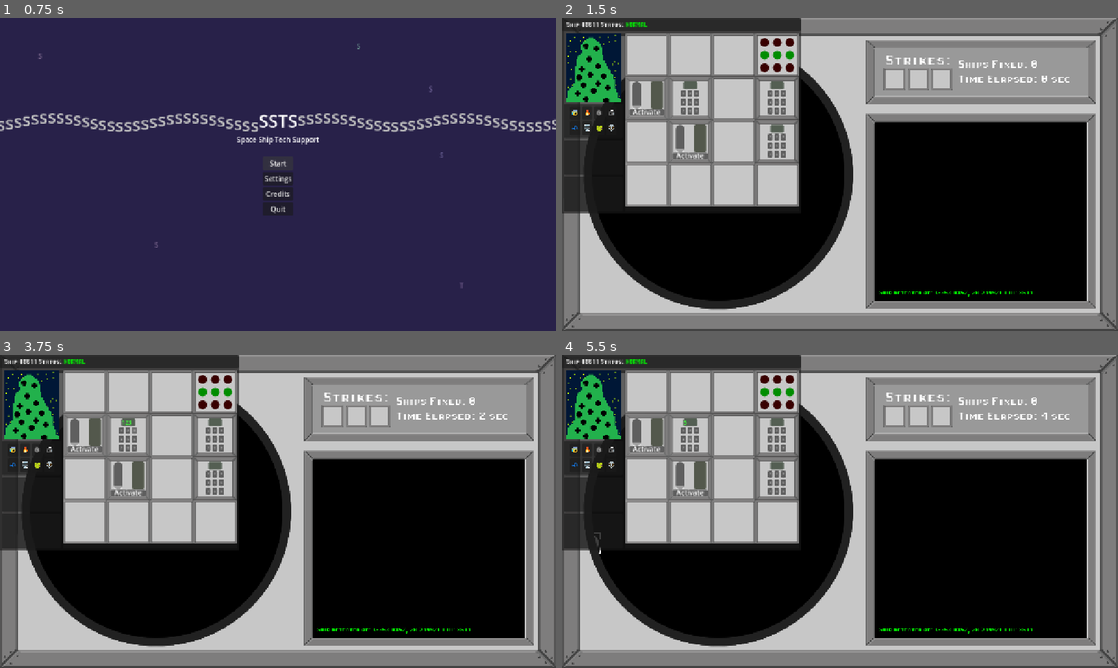
Above: before the commit, frames 1-4 (two rows, left to right).
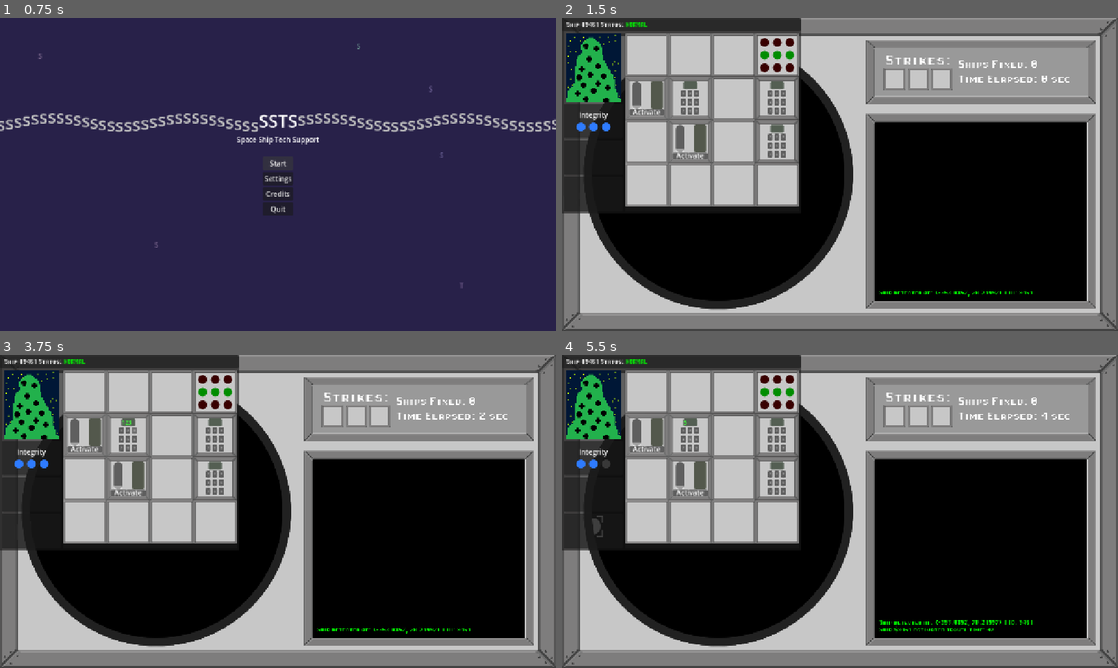
Above: after the commit, the same moments.

Repository: MisterIXI/godot-wildjam-98
Game: Godot game, scene res://scenes/menu/main_menu.tscn
Two runs of this game, one before a commit and one after it. Both use one fixed random seed, a clock stepped at 60 frames per second and the inputs below. Sound files missing from this copy of the repository are replaced by a short silence.
Inputs (mouse positions are in pixels of both pictures, inside the frame that each line leads up to):
- Up to frame 1 (0.75 s): click "Start" at 0.5 s
- Up to frame 2 (1.5 s): tap Enter at 1.25 s; drag from (567, 205) to (895, 105) at 1.27 s
- Up to frame 3 (3.75 s): click "1" at 2 s; click "2" at 2.75 s; click "3" at 3.5 s
- Up to frame 4 (5.5 s): click "4" at 4.25 s; click "5" at 5 s

Frame 1 is identical in both runs. In frame 2, 0.3% of the frame differs, in the area x 1-84%, y 1-89%; in frame 3, 0.3%; in frame 4, 0.8%, in the area x 1-85%, y 1-90%.

Commit message:
add integrity and ship destroyed

Diff:
--- a/space-ship-support/scenes/radar/radar.gd
+++ b/space-ship-support/scenes/radar/radar.gd
@@ -9,7 +9,7 @@
 @export var window_scene: PackedScene
 @export var window_root: Control
 @export var radar_interface: RadarInterface
-var current_ids:Array[int] = []
+var current_ids: Array[String] = []
 @export var ship_layout_generator: ShipLayoutGenerator
 @export var game_manager: GameManager
 
@@ -22,11 +22,11 @@
 	add_child(new_ship)
 	new_ship.destroyed.connect(on_ship_destroyed)
 	new_ship.position = spawn_pos
-	var new_id = randi_range(1000,9999)
+	var new_id: String = create_id() # randi_range(1000,9999)
 	while current_ids.has(new_id):
-		new_id = randi_range(1000,9999)
+		new_id = create_id()# randi_range(1000,9999)
 	current_ids.append(new_id)
-	new_ship.ship_id = str(new_id)
+	new_ship.ship_id = new_id
 	new_ship.ship_speed = 12.0 + randf() * game_manager.get_max_ship_speed_bonus()
 	# rotate by -0.5 to 0.5 rad
 	new_ship.ship_direction = (-spawn_pos).normalized().rotated(randf()-0.5)
@@ -58,3 +58,11 @@
 		radar_interface.add_message("Signal to Ship $%s lost. Not all issues fixed. Penalty applied." % [ship.ship_id])
 		ship_lost.emit()
 	current_ids.erase(ship.ship_id)
+
+
+func create_id() -> String:
+	var res: String = ""
+	for i in 4:
+		res += ["1","2","3","4","5","6","7","8","9"].pick_random()
+
+	return res
--- a/space-ship-support/scenes/radar/ship.gd
+++ b/space-ship-support/scenes/radar/ship.gd
@@ -23,11 +23,7 @@
 	position += ship_direction * ship_speed * delta
 	if position.length() > 360:
 		#TODO: check if ship is fixed when leaving area
-		destroyed.emit(self, false)
-		#TODO: add destroy/close animation
-		ship_window.queue_free()
-		queue_free()
-		# print("Kaputt!")
+		ship_die(false)
 
 
 #Target animation
@@ -62,3 +58,12 @@
 
 func init_layout(layout_data: ShipLayoutData) -> void:
 	ship_window.init_ship_layout(layout_data)
+	ship_window.ship_failure.connect(ship_die.bind(false))
+	ship_window.ship_success.connect(ship_die.bind(true))
+
+func ship_die(was_fixed: bool) -> void:
+	destroyed.emit(self, was_fixed)
+	#TODO: add destroy/close animation
+	ship_window.queue_free()
+	queue_free()
+	# print("Kaputt!")
--- a/space-ship-support/scenes/ship_spawner/ship_layout.gd
+++ b/space-ship-support/scenes/ship_spawner/ship_layout.gd
@@ -3,7 +3,6 @@
 
 
 signal layout_strike
-signal layout_failure
 signal layout_success
 signal layout_partial_success
 
@@ -13,8 +12,6 @@
 
 var modules: Dictionary[Vector2i, ShipModule] = {}
 
-var num_strikes: int = 3
-
 var num_puzzles_solved: int = 0
 
 var puzzles: Array[Puzzle] = []
@@ -23,7 +20,6 @@
 	pass
 
 func init_from(layout_data: ShipLayoutData, ship_id: String) -> void:
-	num_strikes = 3
 	num_puzzles_solved = 0
 	puzzles = []
 
@@ -42,7 +38,7 @@
 		module.position = get_spawn_pos(slot_position)
 		module.init_from_resource(module_data, slot_position)
 		add_child(module)
-		print("slot: ", slot_position, " -> init module:" , module_data.module_name, " with color ", module_data.debug_color.to_html())
+		#print("slot: ", slot_position, " -> init module:" , module_data.module_name, " with color ", module_data.debug_color.to_html())
 		modules[slot_position] = module
 
 		module.module_used.connect(_on_module_used)
@@ -115,11 +111,7 @@
 		_on_module_partial_success()
 
 func _on_module_strike() -> void:
-	num_strikes -= 1
 	layout_strike.emit()
-
-	if (num_strikes == 0):
-		layout_failure.emit()
 
 func _on_module_partial_success() -> void:
 	layout_partial_success.emit()
--- a/space-ship-support/scenes/window/ship_window.gd
+++ b/space-ship-support/scenes/window/ship_window.gd
@@ -3,7 +3,18 @@
 
 const SHIP_LAYOUT: PackedScene = preload("res://scenes/ship_spawner/ship_layout.tscn")
 
+signal ship_strike
+signal ship_failure
+signal ship_success
+signal ship_partial_success
+
 @export var module_parent: Control
+
+@export var integrity_color_on: Color
+@export var integrity_color_off: Color
+@export var integrity_leds: Array[TextureRect]
+
+var integrity_left: int = 3
 
 var ship_id:String = "SHIPID"
 var title_mouse_down: bool = false
@@ -21,13 +32,12 @@
 		danger_level = val
 		_update_title()
 
-signal ship_strike
-signal ship_failure
-signal ship_success
-signal ship_partial_success
 
 @export var title_label: RichTextLabel
 var mode_tween: Tween
+
+func _ready() -> void:
+	set_integrity(integrity_left)
 
 func _update_title() -> void:
 	match danger_level:
@@ -85,20 +95,34 @@
 	ship_layout.init_from(ship_layout_data, ship_id)
 
 	ship_layout.layout_strike.connect(_on_layout_strike)
-	ship_layout.layout_failure.connect(_on_layout_failure)
 	ship_layout.layout_success.connect(_on_layout_success)
 	ship_layout.layout_partial_success.connect(_on_layout_partial_success)
 	module_parent.add_child(ship_layout)
 
+func set_integrity(integrity_left: int) -> void:
+	for i in integrity_leds.size():
+		set_led_active(i, i < integrity_left)
+
+func set_led_active(index: int, led_active: bool) -> void:
+	var led: TextureRect = integrity_leds[index]
+	led.texture = ModDiagLed.LED_ON if led_active else ModDiagLed.LED_OFF
+	led.modulate = integrity_color_on if led_active else integrity_color_off
+
 func _on_layout_strike() -> void:
-	print("module: strike")
+	if integrity_left == 0:
+		return
+
+	integrity_left -= 1
+	set_integrity(integrity_left)
+
 	ship_strike.emit()
-	AudioManager.play_sfx(AudioManagerClass.SfxType.CANCEL)
 
-func _on_layout_failure() -> void:
-	print("module: 3 strikes -> failure")
-	AudioManager.play_sfx(AudioManagerClass.SfxType.UTIL_B)
-	ship_failure.emit()
+	if (integrity_left == 0):
+		AudioManager.play_sfx(AudioManagerClass.SfxType.UTIL_B)
+		ship_failure.emit()
+	else:
+		AudioManager.play_sfx(AudioManagerClass.SfxType.CANCEL)
+
 
 func _on_layout_partial_success() -> void:
 	print("module: partial success")
--- a/space-ship-support/scenes/window/ship_window.tscn
+++ b/space-ship-support/scenes/window/ship_window.tscn
@@ -22,6 +22,7 @@
 [ext_resource type="Texture2D" uid="uid://cbdxusr8g3k0q" path="res://assets/Dudes/dude17.png" id="20_4aj4c"]
 [ext_resource type="Texture2D" uid="uid://bkvm2ex3lv5en" path="res://assets/Dudes/dude18.png" id="21_xwes1"]
 [ext_resource type="Texture2D" uid="uid://122fxrm67jam" path="res://assets/Dudes/dude19.png" id="22_qhsi6"]
+[ext_resource type="Texture2D" uid="uid://ckbgs37itstca" path="res://assets/led_on.svg" id="23_30j56"]
 [ext_resource type="Texture2D" uid="uid://6ol80jk4iknu" path="res://assets/Dudes/dude20.png" id="23_k7myh"]
 
 [sub_resource type="StyleBoxEmpty" id="StyleBoxEmpty_o7f28"]
@@ -32,12 +33,15 @@
 [sub_resource type="Theme" id="Theme_rq55n"]
 Button/styles/pressed = SubResource("StyleBoxFlat_30j56")
 
-[node name="ShipWindow" type="Panel" unique_id=118375707 node_paths=PackedStringArray("module_parent", "title_label")]
+[node name="ShipWindow" type="Panel" unique_id=118375707 node_paths=PackedStringArray("module_parent", "integrity_leds", "title_label")]
 clip_contents = true
 offset_right = 550.0
 offset_bottom = 450.0
 script = ExtResource("1_4j3jj")
 module_parent = NodePath("ContentMarginContainer/HBoxContainer/ModuleMarginContainer/PanelContainer")
+integrity_color_on = Color(0.18244442, 0.48386288, 1, 1)
+integrity_color_off = Color(0.22094142, 0.22094142, 0.22094142, 1)
+integrity_leds = [NodePath("ContentMarginContainer/HBoxContainer/InfoMarginContainer/InfoVBox/DiagnosePanel/MarginContainer/IntegrityVBC/HBoxContainer/LED"), NodePath("ContentMarginContainer/HBoxContainer/InfoMarginContainer/InfoVBox/DiagnosePanel/MarginContainer/IntegrityVBC/HBoxContainer/LED2"), NodePath("ContentMarginContainer/HBoxContainer/InfoMarginContainer/InfoVBox/DiagnosePanel/MarginContainer/IntegrityVBC/HBoxContainer/LED3")]
 title_label = NodePath("TitleBar/MarginContainer/TitleLabel")
 
 [node name="TitleBar" type="PanelContainer" parent="." unique_id=1596550366]
@@ -116,7 +120,37 @@
 theme_override_constants/margin_right = 5
 theme_override_constants/margin_bottom = 5
 
+[node name="IntegrityVBC" type="VBoxContainer" parent="ContentMarginContainer/HBoxContainer/InfoMarginContainer/InfoVBox/DiagnosePanel/MarginContainer" unique_id=1800701676]
+layout_mode = 2
+alignment = 1
+
+[node name="RichTextLabel" type="RichTextLabel" parent="ContentMarginContainer/HBoxContainer/InfoMarginContainer/InfoVBox/DiagnosePanel/MarginContainer/IntegrityVBC" unique_id=1858752683]
+layout_mode = 2
+bbcode_enabled = true
+text = "[center]Integrity[/center]"
+fit_content = true
+
+[node name="HBoxContainer" type="HBoxContainer" parent="ContentMarginContainer/HBoxContainer/InfoMarginContainer/InfoVBox/DiagnosePanel/MarginContainer/IntegrityVBC" unique_id=284998848]
+layout_mode = 2
+alignment = 1
+
+[node name="LED" type="TextureRect" parent="ContentMarginContainer/HBoxContainer/InfoMarginContainer/InfoVBox/DiagnosePanel/MarginContainer/IntegrityVBC/HBoxContainer" unique_id=1383962060]
+layout_mode = 2
+texture = ExtResource("23_30j56")
+stretch_mode = 5
+
+[node name="LED2" type="TextureRect" parent="ContentMarginContainer/HBoxContainer/InfoMarginContainer/InfoVBox/DiagnosePanel/MarginContainer/IntegrityVBC/HBoxContainer" unique_id=22939312]
+layout_mode = 2
+texture = ExtResource("23_30j56")
+stretch_mode = 5
+
+[node name="LED3" type="TextureRect" parent="ContentMarginContainer/HBoxContainer/InfoMarginContainer/InfoVBox/DiagnosePanel/MarginContainer/IntegrityVBC/HBoxContainer" unique_id=1319892220]
+layout_mode = 2
+texture = ExtResource("23_30j56")
+stretch_mode = 5
+
 [node name="GridContainer" type="GridContainer" parent="ContentMarginContainer/HBoxContainer/InfoMarginContainer/InfoVBox/DiagnosePanel/MarginContainer" unique_id=603550398]
+visible = false
 layout_mode = 2
 size_flags_horizontal = 4
 columns = 4
